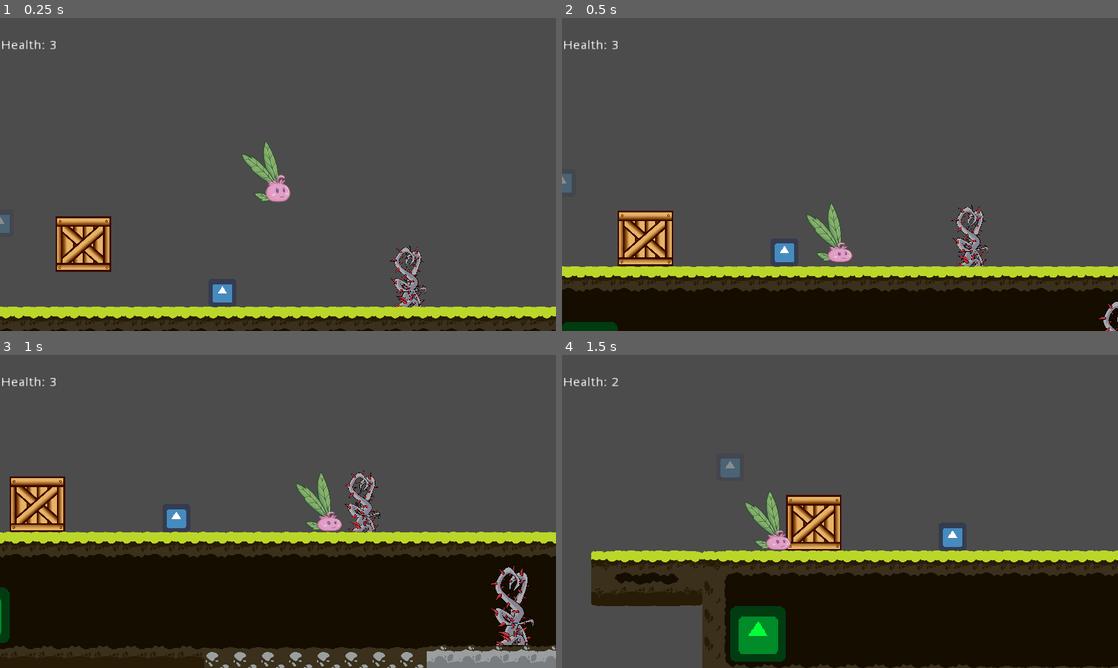
Above: before the commit, frames 1-4 (two rows, left to right).
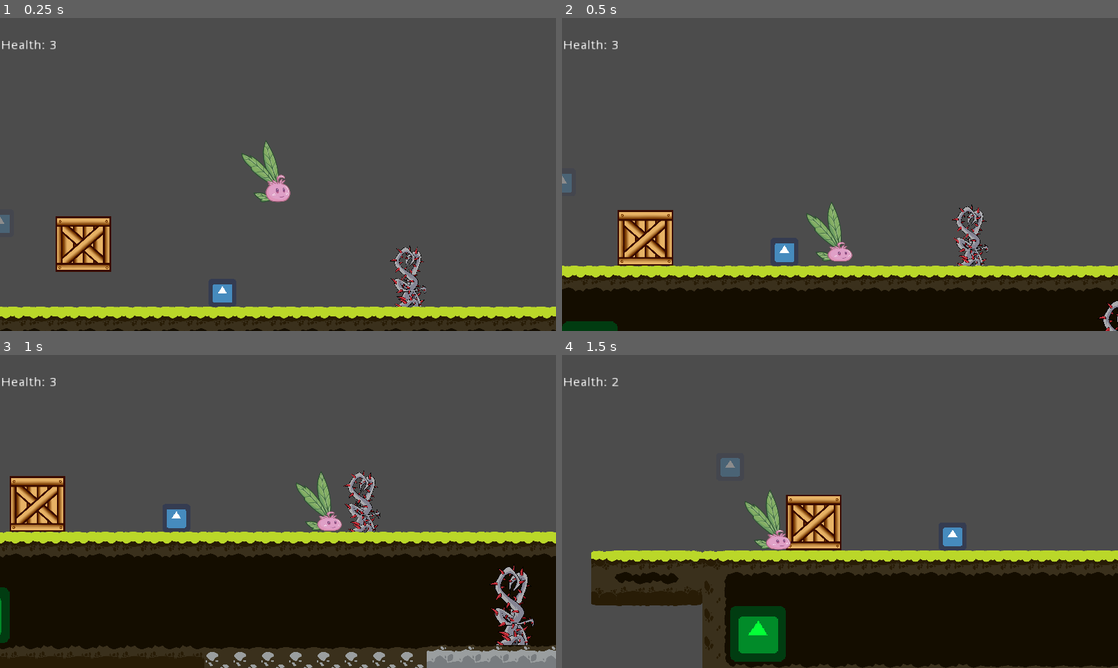
Above: after the commit, the same moments.

Repository: DamianKoch1/OnionsAdventure
Game: Godot game, scene res://Worlds/World1.tscn
Same seed, same stepped clock (60 frames per second), same inputs: the game is played once before the commit and once after it. The engine's default icon, where the game draws it, is replaced by a stand-in: a white triangle on a blue panel in a dark square.
Inputs:
- Up to frame 1 (0.25 s): no input
- Up to frame 2 (0.5 s): no input
- Up to frame 3 (1 s): hold Right (ui_right) from 0.53 s (still down); tap Space (jump) at 0.77 s
- Up to frame 4 (1.5 s): keep holding Right (ui_right)

Frame 1 is identical in both runs. In frame 2, 1.2% of the frame differs, in the area x 0-100%, y 49-100%; in frame 3, 0.5%; in frame 4, 0.9%.

Commit message:
platform/checkpoint bugfix, cleaned up some code

Diff:
--- a/Objects/Ladder/Ladder.tscn
+++ b/Objects/Ladder/Ladder.tscn
@@ -8,7 +8,7 @@
 custom_solver_bias = 0.0
 extents = Vector2( 32, 32 )
 
-[node name="Ladder" type="Area2D"]
+[node name="Ladder" type="Area2D" index="0"]
 
 position = Vector2( 32, 32 )
 z_index = -2
--- a/Objects/Rope/Rope.tscn
+++ b/Objects/Rope/Rope.tscn
@@ -8,7 +8,7 @@
 custom_solver_bias = 0.0
 extents = Vector2( 32, 1.79111 )
 
-[node name="Rope" type="Node2D"]
+[node name="Rope" type="Node2D" index="0"]
 
 position = Vector2( 144, 80 )
 scale = Vector2( 0.5, 7.5 )
--- a/Objects/Runes/FireStone.gd
+++ b/Objects/Runes/FireStone.gd
@@ -15,9 +15,6 @@
 		if body.motion.y > body.gravity*15:
 			if triggered == false:
 				var distanceToObject = global_position.distance_to(objToDestroy.global_position)
-				print(distanceToObject)
 				if body.motion.y > 3 && global_position.distance_to(objToDestroy.global_position) < destroyRadius:
 					objToDestroy.get_parent().remove_child(objToDestroy)
 					triggered = true
-				else:
-					print("OUT OF RANGE")
--- a/Objects/Spawnpoint/Spawnpoint.tscn
+++ b/Objects/Spawnpoint/Spawnpoint.tscn
@@ -3,7 +3,7 @@
 [ext_resource path="res://Objects/Spawnpoint/Spawnpoint.gd" type="Script" id=1]
 [ext_resource path="res://icon.png" type="Texture" id=2]
 
-[node name="Spawnpoint" type="Node2D"]
+[node name="Spawnpoint" type="Node2D" index="0"]
 
 position = Vector2( 16, 16 )
 scale = Vector2( 0.5, 0.5 )
--- a/Player/Onion.tscn
+++ b/Player/Onion.tscn
@@ -19,7 +19,7 @@
 radius = 17.613
 height = 34.0682
 
-[node name="Onion" type="KinematicBody2D" index="0"]
+[node name="Onion" type="KinematicBody2D"]
 
 position = Vector2( 16, 16 )
 scale = Vector2( 0.5, 0.5 )
--- a/Player/Player.gd
+++ b/Player/Player.gd
@@ -113,11 +113,11 @@
 	ray.force_raycast_update()
 	if ray.is_colliding():
 		var col = ray.get_collider()
-		if col.name == "ignore":
+		if col.get_class() == "Area2D":
 			ray.add_exception(col)
-		if global_position.distance_to(ray.get_collision_point()) <= 20:
+		if global_position.distance_to(ray.get_collision_point()) <= 30:
 			attachTo(col)
-		elif global_position.distance_to(ray.get_collision_point()) > 20:
+		elif global_position.distance_to(ray.get_collision_point()) > 30:
 			attachTo(worldNode)
 	else:
 		attachTo(worldNode)
--- a/Worlds/World1.tscn
+++ b/Worlds/World1.tscn
@@ -131,9 +131,7 @@
 
 [node name="EarthStone3" parent="." index="7" instance=ExtResource( 5 )]
 
-editor/display_folded = true
 position = Vector2( 992, 576 )
-platformSpeed = 0.005
 
 [node name="EarthStone" parent="EarthStone3/TileMap" index="0"]
 
@@ -148,8 +146,8 @@
 
 [node name="State2" parent="EarthStone3" index="2"]
 
-position = Vector2( -352, -32 )
-scale = Vector2( 3.2, 3.2 )
+position = Vector2( -256, -16 )
+scale = Vector2( 3.2, 4.8 )
 
 [node name="EarthStone5" type="Node2D" parent="." index="8"]
 
--- a/Worlds/WorldTemplate.tscn
+++ b/Worlds/WorldTemplate.tscn
@@ -6,7 +6,7 @@
 [ext_resource path="res://Player/Camera.tscn" type="PackedScene" id=4]
 [ext_resource path="res://Objects/Spawnpoint/Spawnpoint.tscn" type="PackedScene" id=5]
 
-[node name="Node2D" type="Node2D"]
+[node name="Node2D" type="Node2D" index="0"]
 
 [node name="Goal" parent="." index="0" instance=ExtResource( 1 )]
 
